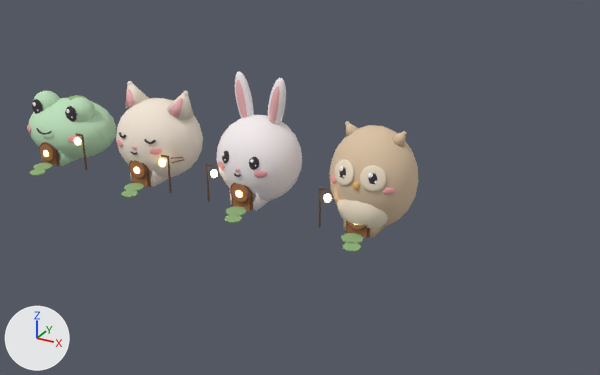
Renders of the Blender file assets/blender/mist_houses.blend from each side of a commit.
Camera for both pictures: a camera (50 mm lens) standing at (27.86, -34.43, 18.21) and looking at (8.91, 0.02, 0.98). The axes (+X, +Y, +Z) are drawn at lower left. The lights are the same throughout. The older version comes first.

Names of what the first picture shows: 'cat-house-cat', 'frog-house-frog', 'owl-house-owl', 'owl-house-owl-belly', 'rabbit-house-pink', 'rabbit-house-rabbit' and 31 more.
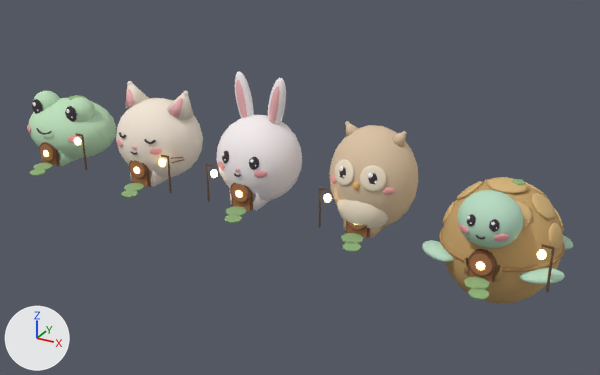
Pixel boxes [x1, y1, x2, y2] of what changed, in the pictures (600 x 375 px):
'turtle-house-shell', added (orange)
    after: [442, 181, 563, 304]
'turtle-house-turtle', added
    after: [422, 190, 573, 284]
'turtle-house-plate', added (beige)
    after: [442, 177, 564, 249]
'turtle-house-moss', added
    after: [464, 179, 525, 300]
'turtle-house-rim', added
    after: [439, 228, 565, 272]
'turtle-house-door', added
    after: [469, 254, 493, 282]
'turtle-house-trim', added
    after: [467, 249, 497, 282]
'turtle-house-eye', added
    after: [467, 214, 500, 239]
'turtle-house-post', added
    after: [541, 244, 554, 292]
'turtle-house-blush', added
    after: [459, 224, 509, 241]
'turtle-house-glow-glow', added
    after: [476, 249, 547, 270]

Patch to the scene script:
```diff
--- a/assets/blender/mist_houses.blend.py
+++ b/assets/blender/mist_houses.blend.py
@@ ob_turtle_house_glow_glow @@
+ob_turtle_house_glow_glow = bpy.data.objects.new('turtle-house-glow-glow', me_turtle_house_glow_glow)  # 74 vertices, 98 faces; spans x -0.2..2.57, y -3.17..-2.4, z 0.56..1.9; in mat_mist_glow (beige #ffd99a, glowing beige #ffd99a)
+ob_turtle_house_glow_glow.parent = ob_turtle_house_glow
+ob_turtle_house_glow_glow.location = (0.0, 0.0, 0.0)
@@ ob_turtle_house_glow @@
+ob_turtle_house_glow = bpy.data.objects.new('turtle-house-glow', None)
+ob_turtle_house_glow.parent = ob_turtle_house
+ob_turtle_house_glow.location = (0.0, 0.0, 0.0)
@@ ob_turtle_house @@
+ob_turtle_house = bpy.data.objects.new('turtle-house', None)
+ob_turtle_house.parent = ob_mist_houses
+ob_turtle_house.location = (19.5, 0.0, 0.0)
@@ ob_turtle_house_post @@
+ob_turtle_house_post = bpy.data.objects.new('turtle-house-post', me_turtle_house_post)  # 28 vertices, 20 faces; spans x 2.33..2.86, y -2.65..-2.55, z 0.0..2.12; in mat_mist_post (brown #6b4d38)
+ob_turtle_house_post.parent = ob_turtle_house
+ob_turtle_house_post.location = (0.0, 0.0, 0.0)
@@ ob_turtle_house_door @@
+ob_turtle_house_door = bpy.data.objects.new('turtle-house-door', me_turtle_house_door)  # a box spanning x -0.5..0.5, y -2.983..-2.683, z 0.0..0.8; a 16-sided cylinder along y spanning x -0.49..0.49, y -3.133..-2.833, z 0.31..1.29; in mat_mist_door (brown #a8714a)
+ob_turtle_house_door.parent = ob_turtle_house
+ob_turtle_house_door.location = (0.0, 0.0, 0.0)
@@ ob_turtle_house_trim @@
+ob_turtle_house_trim = bpy.data.objects.new('turtle-house-trim', me_turtle_house_trim)  # a box spanning x -0.6..0.6, y -2.923..-2.623, z 0.0..0.9; a 16-sided cylinder along y spanning x -0.588..0.588, y -3.073..-2.773, z 0.212..1.388; an icosphere of 20 faces spanning x 0.246..0.354, y -3.064..-2.962, z 0.34..0.46; in mat_mist_trim (brown #7d5236)
+ob_turtle_house_trim.parent = ob_turtle_house
+ob_turtle_house_trim.location = (0.0, 0.0, 0.0)
@@ ob_turtle_house_blush @@
+ob_turtle_house_blush = bpy.data.objects.new('turtle-house-blush', me_turtle_house_blush)  # 84 vertices, 160 faces; spans x -1.1..1.1, y -3.53..-3.14, z 2.2..2.6; in mat_mist_blush (pink #f5a6a8)
+ob_turtle_house_blush.parent = ob_turtle_house
+ob_turtle_house_blush.location = (0.0, 0.0, 0.0)
@@ ob_turtle_house_eye @@
+ob_turtle_house_eye = bpy.data.objects.new('turtle-house-eye', me_turtle_house_eye)  # 150 vertices, 222 faces; spans x -0.699..0.699, y -3.636..-3.319, z 2.235..3.207; in mat_mist_eye (dark grey #3a2f36)
+ob_turtle_house_eye.parent = ob_turtle_house
+ob_turtle_house_eye.location = (0.0, 0.0, 0.0)
@@ ob_turtle_house_turtle @@
+ob_turtle_house_turtle = bpy.data.objects.new('turtle-house-turtle', me_turtle_house_turtle)  # 852 vertices, 1680 faces; spans x -3.24..3.24, y -3.6..3.5, z -0.02..3.9; in mat_mist_turtle (green #b9ddc4)
+ob_turtle_house_turtle.parent = ob_turtle_house
+ob_turtle_house_turtle.location = (0.0, 0.0, 0.0)
@@ ob_turtle_house_moss @@
+ob_turtle_house_moss = bpy.data.objects.new('turtle-house-moss', me_turtle_house_moss)  # 48 vertices, 42 faces; spans x -0.54..0.79, y -4.74..0.59, z 0.0..3.57; in mat_mist_moss (green #8fb27a)
+ob_turtle_house_moss.parent = ob_turtle_house
+ob_turtle_house_moss.location = (0.0, 0.0, 0.0)
@@ ob_turtle_house_plate @@
+ob_turtle_house_plate = bpy.data.objects.new('turtle-house-plate', me_turtle_house_plate)  # 546 vertices, 1040 faces; spans x -2.72..2.72, y -2.1..2.66, z 1.03..3.48; in mat_mist_plate (beige #d6b47a)
+ob_turtle_house_plate.parent = ob_turtle_house
+ob_turtle_house_plate.location = (0.0, 0.0, 0.0)
@@ ob_turtle_house_rim @@
+ob_turtle_house_rim = bpy.data.objects.new('turtle-house-rim', me_turtle_house_rim)  # a torus around z (ring radius 2.72, tube radius 0.11) spanning x -2.83..2.83, y -2.83..2.83, z 0.44..0.66; in mat_mist_rim (orange #b38a55)
+ob_turtle_house_rim.parent = ob_turtle_house
+ob_turtle_house_rim.location = (0.0, 0.0, 0.0)
@@ ob_turtle_house_shell @@
+ob_turtle_house_shell = bpy.data.objects.new('turtle-house-shell', me_turtle_house_shell)  # an icosphere of 320 faces spanning x -2.75..2.75, y -2.75..2.75, z -2.4..3.4; a box spanning x -0.8..0.8, y -2.79..-0.99, z 0.0..0.8; a 16-sided cylinder along y spanning x -0.78..0.78, y -2.79..-0.99, z 0.02..1.58; in mat_mist_shell (orange #c9a46a)
+ob_turtle_house_shell.parent = ob_turtle_house
+ob_turtle_house_shell.location = (0.0, 0.0, 0.0)
```
